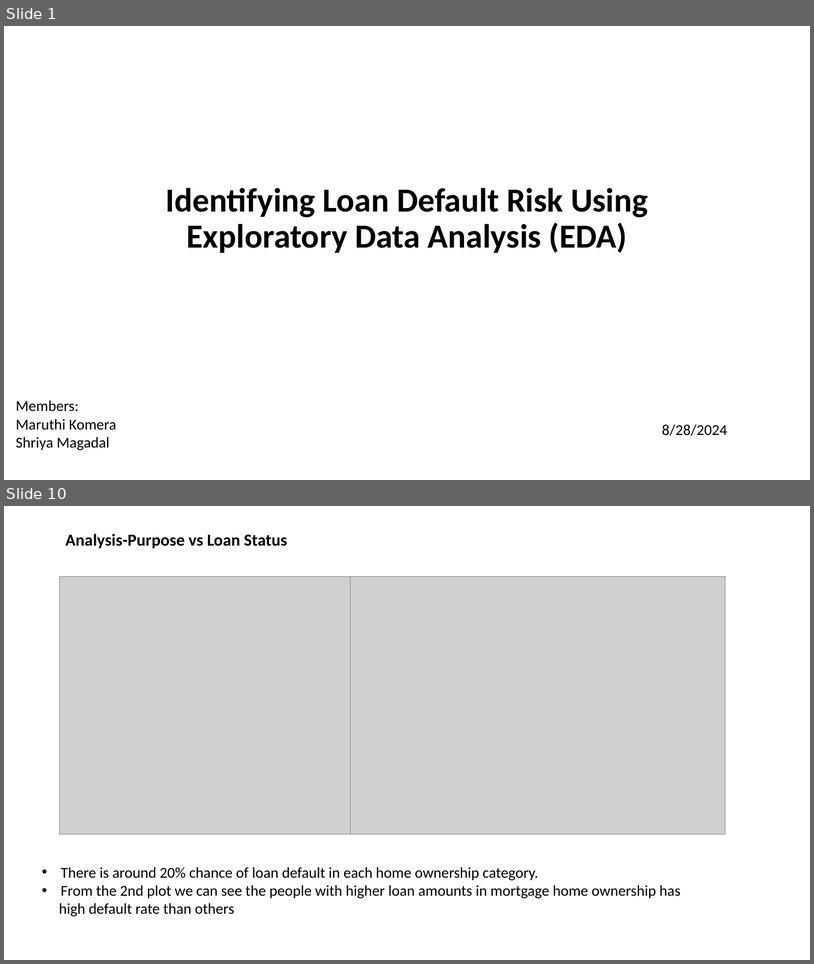
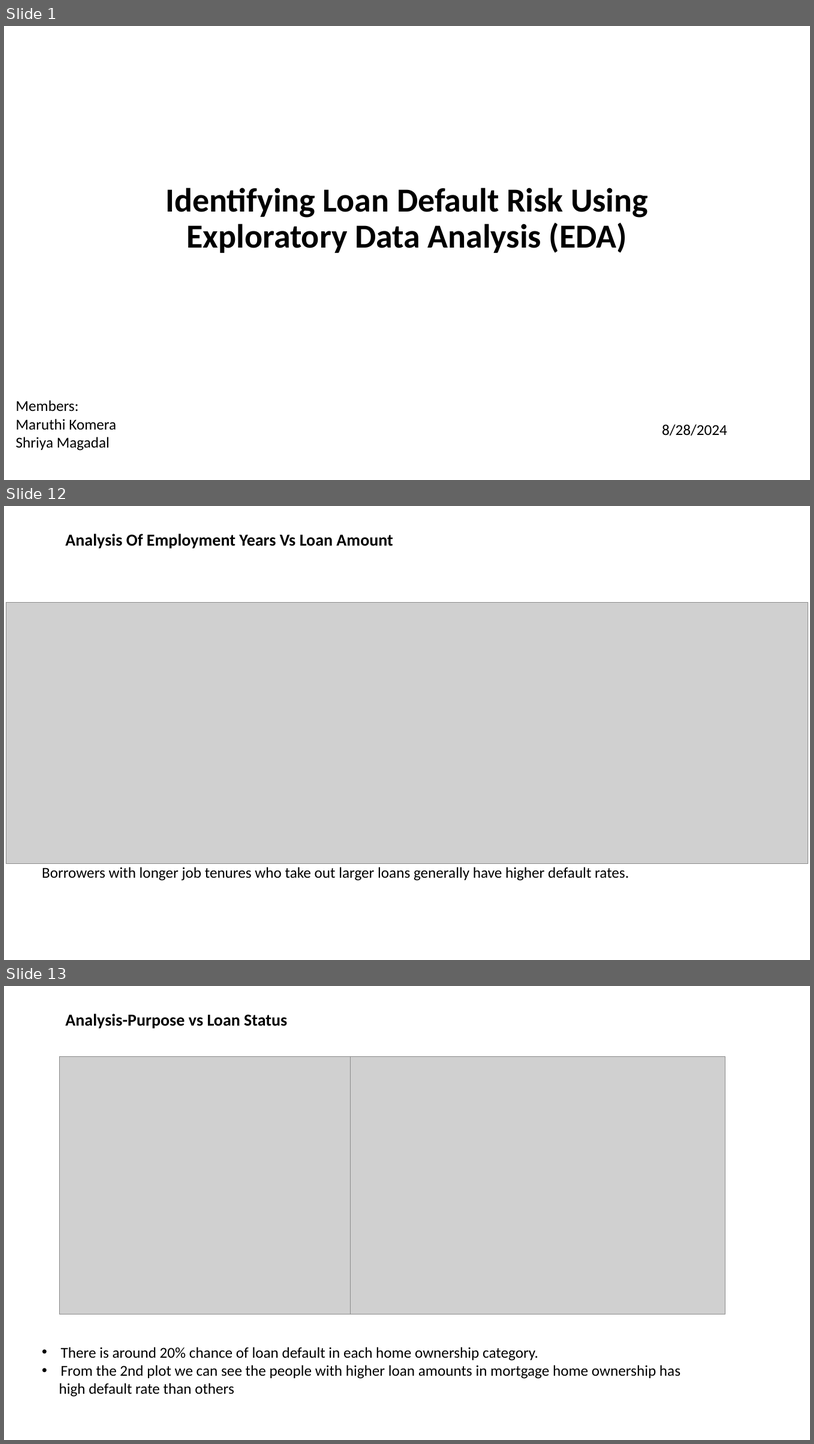
Before and after one commit to mkomera/Lending_ClubCase_Study, a slide deck: Lending_Club_Case_study.pptx. Shown one above the other, each under a label of ours: slides 1 and 10 before the commit, slides 1, 12 and 13 after it; the slides between them are not shown. The pictures are 814x964 and 814x1444 pixels, drawn with LibreOffice and Linux fonts; fonts in the diff are those of the drawing; grey boxes stand for pictures. Boxes give left, top, right and bottom in pixels: in the first picture for what was removed or moved away, otherwise in the second. Text is boxed around its words. In the diff, an @@ line names an element or a change of style, - is before the commit and + after.

```diff
--- a/Lending_Club_Case_study.pptx
+++ b/Lending_Club_Case_study.pptx
@@ slide 12 added at (4, 506, 810, 960), background #FFFFFF @@
@@ title added at (65, 534, 393, 549), 20 pt, text #000000, bold @@
+Analysis Of Employment Years Vs Loan Amount
@@ picture added at (6, 602, 809, 864) @@
@@ text added at (42, 867, 629, 880), 18 pt, text #000000 @@
+Borrowers with longer job tenures who take out larger loans generally have higher default rates.
@@ what was slide 10 is now slide 13 @@
```
Also in this commit, not shown: 6 slides changed, 4 other slides added, 2 slides removed.
